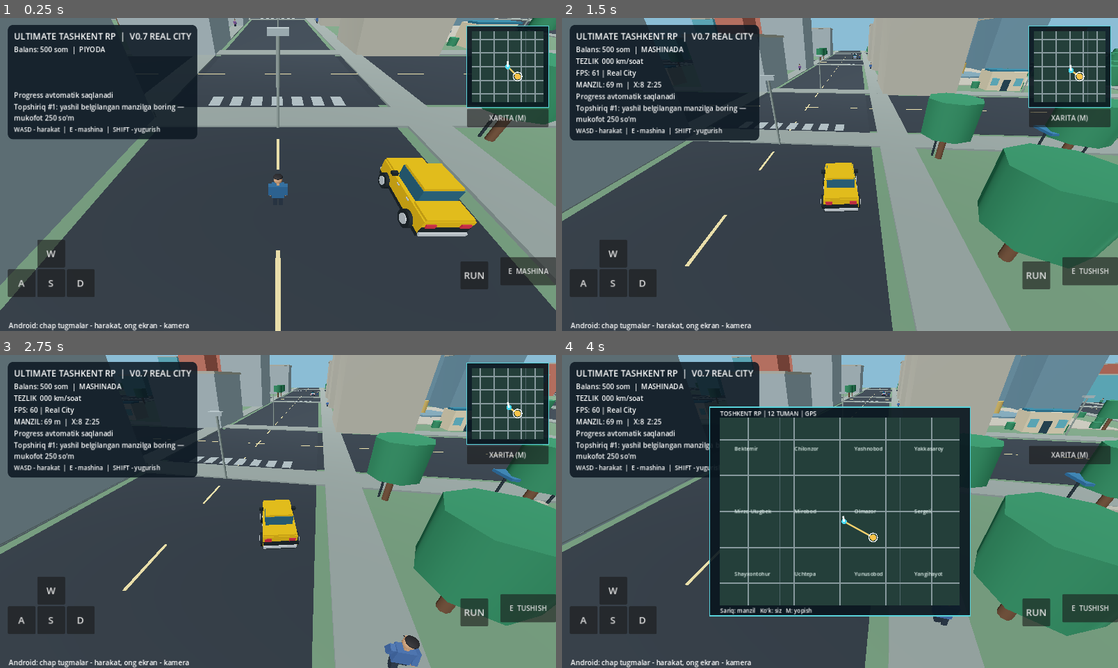
Above: before the commit, frames 1-4 (two rows, left to right).
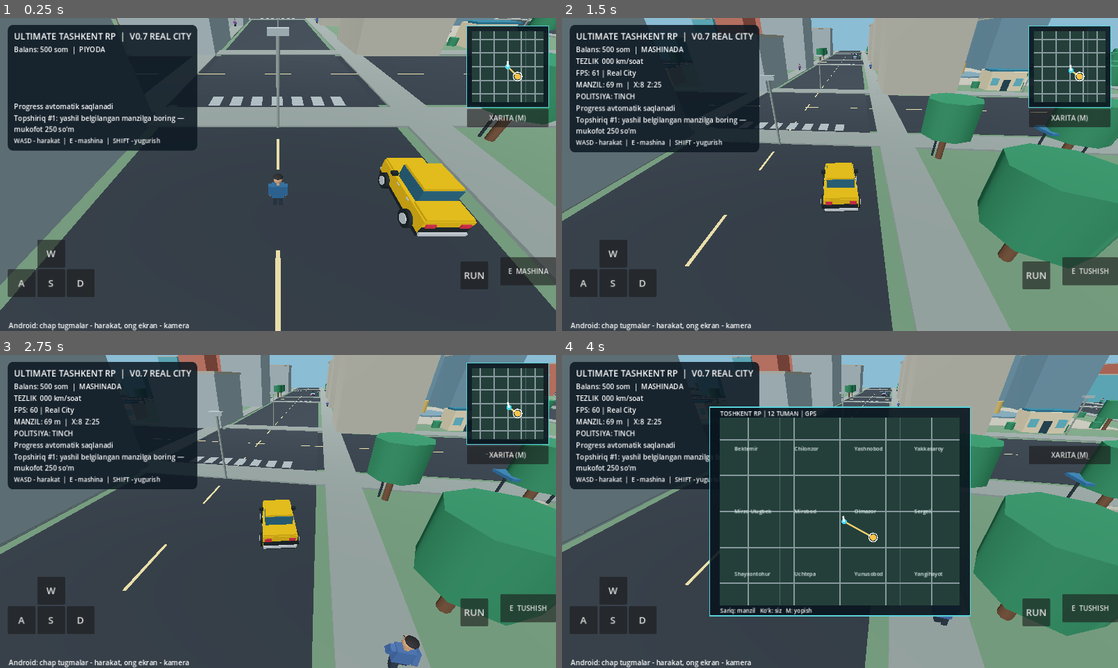
Above: after the commit, the same moments.

Repository: uzumseller500-bot/ultimate-tashkent-rp
Game: Godot game, scene res://scenes/main.tscn
Same seed, same stepped clock (60 frames per second), same inputs: the game is played once before the commit and once after it.
Inputs (mouse positions are in pixels of both pictures, inside the frame that each line leads up to):
- Up to frame 1 (0.25 s): no input
- Up to frame 2 (1.5 s): tap Enter at 0.5 s; move the mouse to (962, 158) at 0.52 s; hold D 0.53-1.25 s; tap E at 0.6 s; click (962, 158) at 0.67 s; drag from (728, 190) to (812, 237) at 1.27 s
- Up to frame 3 (2.75 s): move the mouse to (333, 442) at 2.02 s; hold D from 2.03 s (still down); hold Shift from 2.03 s (still down)
- Up to frame 4 (4 s): release D at 2.75 s; release Shift at 2.75 s; drag from (812, 574) to (673, 464) at 2.77 s; move the mouse to (1006, 558) at 3.52 s; hold A from 3.53 s (still down); tap M at 3.6 s

The runs differ from the first frame. In frame 1, 2.6% of the frame differs, in the area x 1-36%, y 23-43%; in frame 2, 2.6%, in the area x 1-36%, y 24-43%; in frame 3, 2.6%; in frame 4, 2.1%.

Commit message:
Display active wanted level in game HUD

Diff:
--- a/scripts/main.gd
+++ b/scripts/main.gd
@@ -496,6 +496,8 @@
 	labels.add_child(fps_label)
 	navigation_label = Label.new()
 	labels.add_child(navigation_label)
+	wanted_label = Label.new()
+	labels.add_child(wanted_label)
 	save_label = Label.new()
 	save_label.text = "Progress avtomatik saqlanadi"
 	labels.add_child(save_label)
@@ -638,6 +640,8 @@
 		var current_pos: Vector3 = car.global_position if car_mode else player.global_position
 		city_map.call("update_navigation",current_pos,mission_target,car_angle if car_mode else player.rotation.y)
 		map_overlay.call("update_navigation",current_pos,mission_target,car_angle if car_mode else player.rotation.y)
+		if wanted_label:
+			wanted_label.text = "QIDIRUV: %d/3  |  POLITSIYA" % wanted_level if wanted_level > 0 else "POLITSIYA: TINCH"
 		if speed_label:
 			speed_label.text = "TEZLIK  %03d km/soat" % int(absf(car_velocity)*5.0) if car_mode else "PIYODA  •  WASD"
 		if fps_label:
